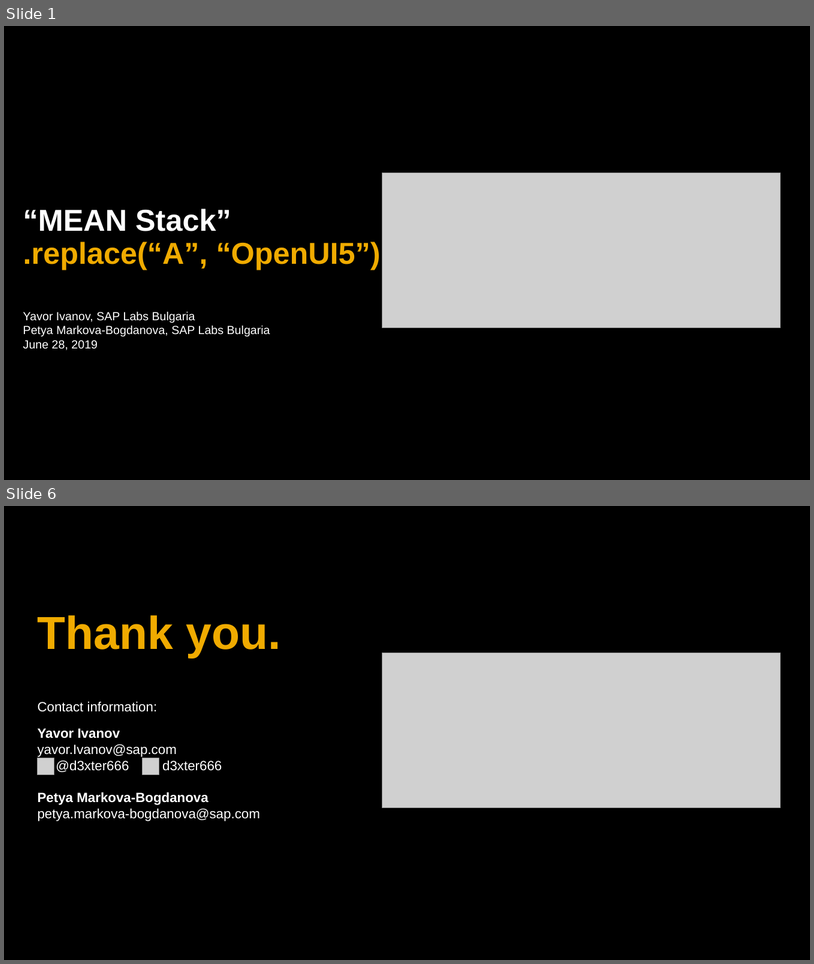
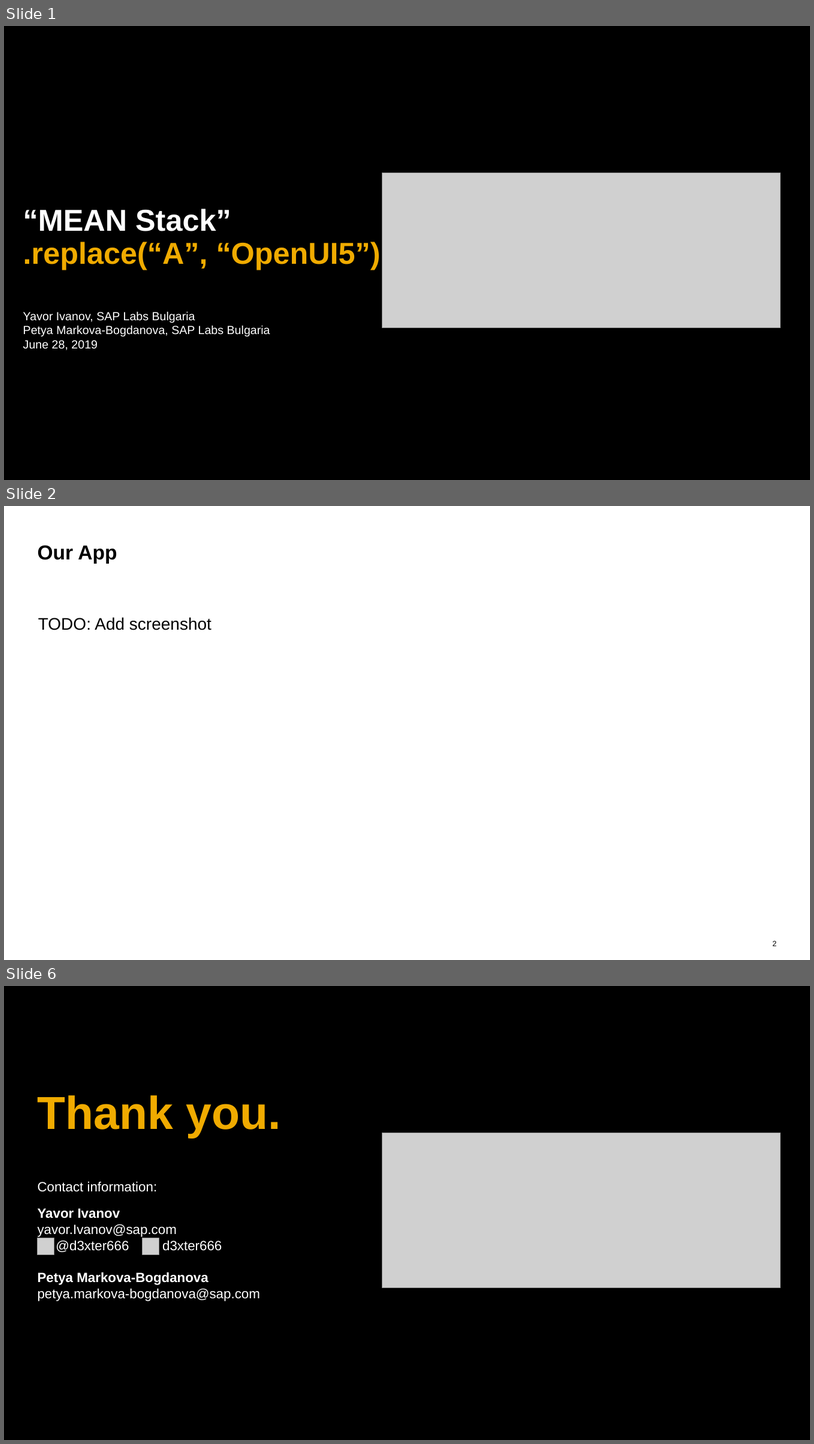
Before and after one commit to d3xter666/ui5con-2019-mean-stack-with-ui5, a slide deck: ui5con2019-mean-stack-ui5.pptx. Shown one above the other, each under a label of ours: slides 1 and 6 before the commit, slides 1, 2 and 6 after it; the slides between them are not shown. The pictures are 814x964 and 814x1444 pixels, drawn with LibreOffice and Linux fonts; fonts in the diff are those of the drawing; grey boxes stand for pictures. Boxes give left, top, right and bottom in pixels: in the first picture for what was removed or moved away, otherwise in the second. Text is boxed around its words. In the diff, an @@ line names an element or a change of style, - is before the commit and + after.

```diff
--- a/ui5con2019-mean-stack-ui5.pptx
+++ b/ui5con2019-mean-stack-ui5.pptx
@@ slide 2 added at [4,506,810,960], background #FFFFFF @@
@@ title added at [38,545,117,564], 24 pt, text #000000, bold @@
+Our App
@@ text added at [38,617,212,630], 20 pt, text #000000 @@
+TODO: Add screenshot
@@ page number added at [773,940,777,946], 9 pt, text #000000 @@
+2
```
Also in this commit, not shown: 3 other slides added, 4 slides removed.
